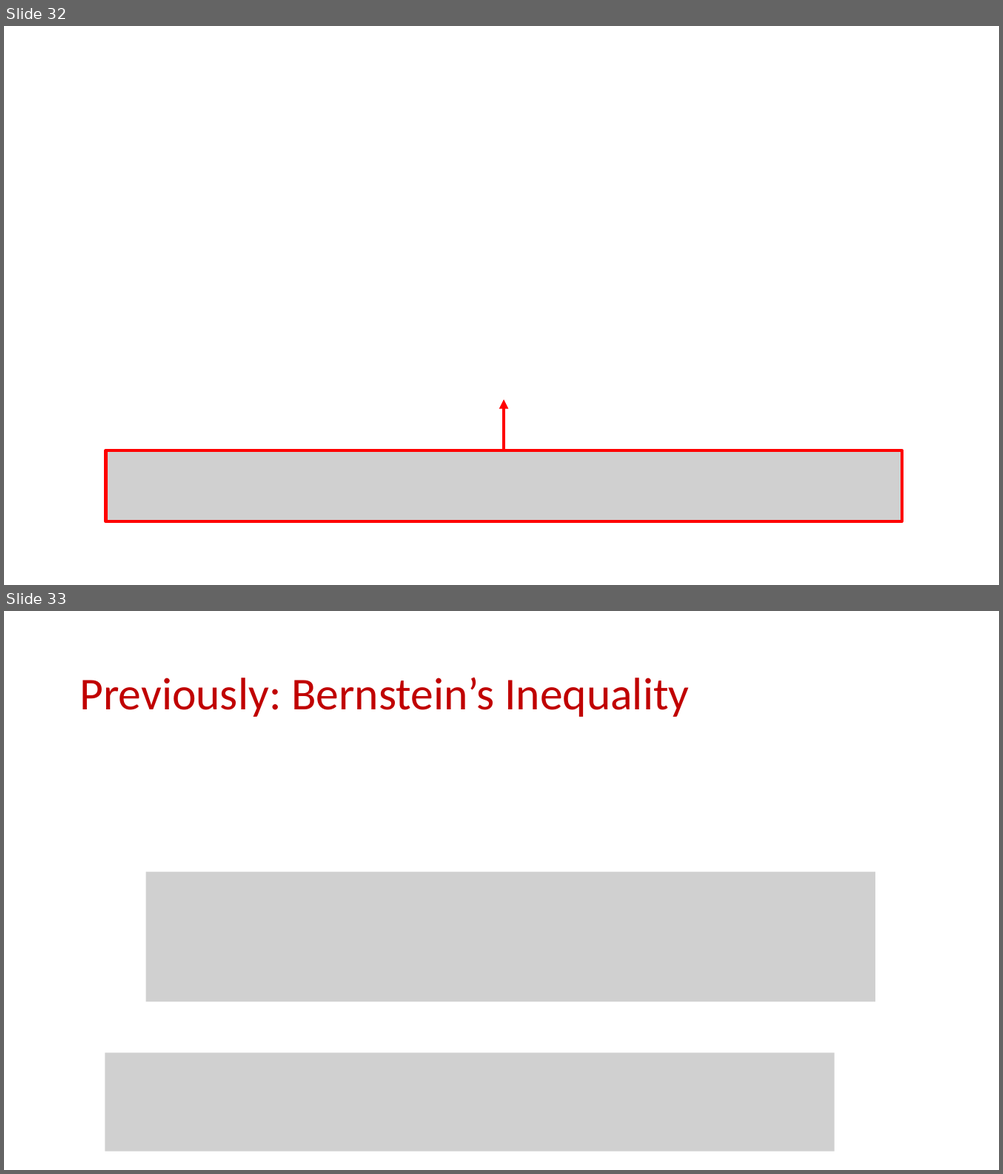
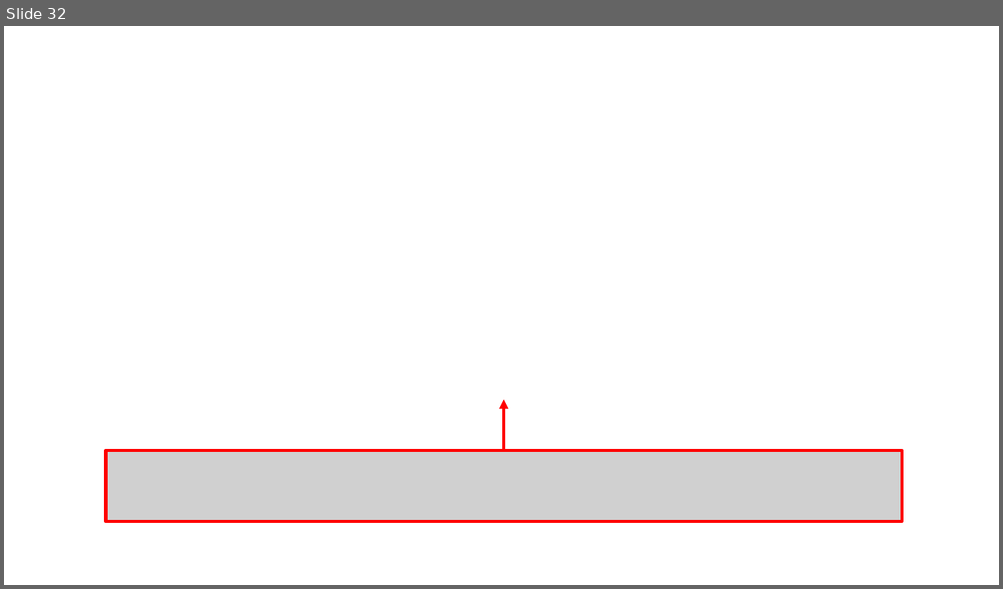
Before and after one commit to samsonzhou/samsonzhou.github.io, a slide deck: CSCE689-23/L22.pptx. Shown one above the other, each under a label of ours: slides 32 and 33 before the commit, slide 32 after it. The pictures are 1003x1174 and 1003x589 pixels, drawn with LibreOffice and Linux fonts; fonts in the diff are those of the drawing; grey boxes stand for pictures. Boxes give left, top, right and bottom in pixels: in the first picture for what was removed or moved away, otherwise in the second. Text is boxed around its words. In the diff, an @@ line names an element or a change of style, - is before the commit and + after.

```diff
--- a/CSCE689-23/L22.pptx
+++ b/CSCE689-23/L22.pptx
@@ slide 33 removed at [4,611,999,1170], background #FFFFFF @@
@@ title removed at [79,678,688,717] @@
-Previously: Bernstein’s Inequality
@@ picture removed at [146,872,875,1002] @@
@@ picture removed at [105,1054,834,1152] @@
```
Also in this commit, not shown: 49 other slides removed, 3 other files.
